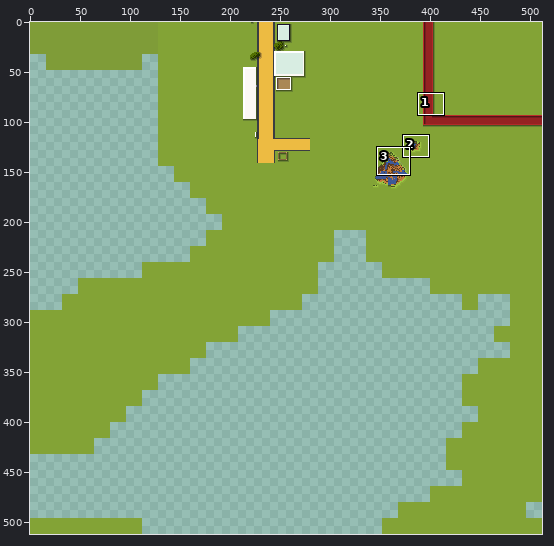
Two versions of one sprite sheet, tiles/-2,0.png. The picture above shows the old version from afar; the outline marks the close-up.
Close-up. Before the commit:
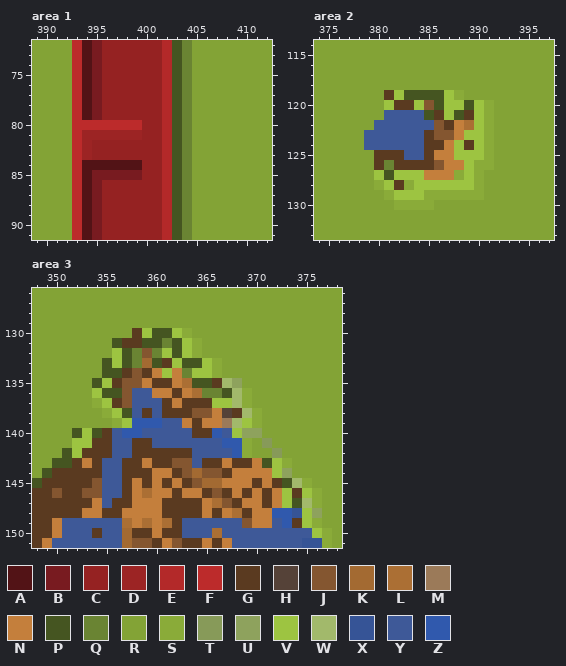
The file is 512x512 pixels. Colours within 5 levels of each other are drawn and written as one. Shown: area 1: x 389..412, y 72..91; area 2: x 374..397, y 114..133; area 3: x 348..378, y 126..151. The commit also changed other parts of the picture, which this record leaves out.
Palette (. is transparent): A #521316  B #781b20  C #952222  D #9c2424  E #b32929  F #bc2b2b  G #5a3a20  H #554238  J #845630  K #a36a32  L #ab6f34  M #9b7a59  N #c47f3c  P #455521  Q #6a8433  R #83a336  S #8aab39  T #879a59  U #8ea25d  V #9dc441  W #a2b96b  X #365496  Y #3e5998  Z #3059ad
After the commit:
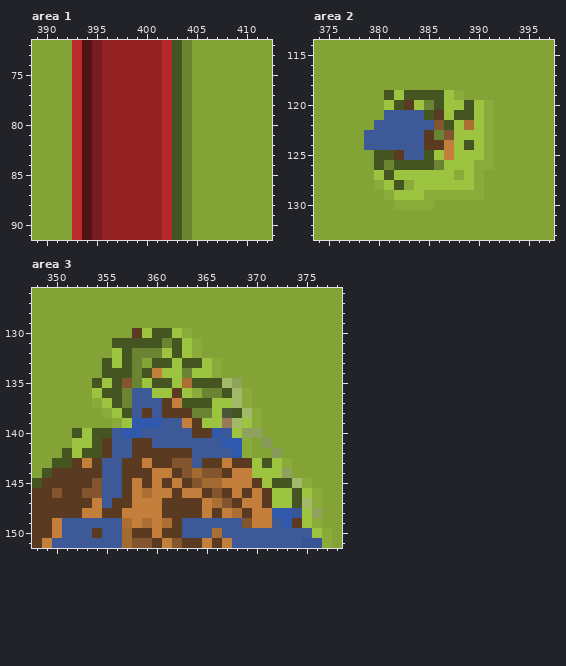
Edits made:
colour H: #554238 -> #4a553a
Area 1:
y 80: x 394..399 FFFFFF -> ABCCCC
y 81: x 394..399 DDDDDD -> ABCCCC
y 82..83: x 394..395 DC -> AB
y 84: x 395..399 AAAAA -> BCCCC
y 85: x 396..399 BBBB -> CCCC
Area 2:
y 119: x 381 G -> P
y 120: x 382 G -> P; x 385 J -> Q
y 121: x 389 G -> P
y 122: x 387..388 GN -> PV
y 123: x 386 J -> Q; x 388 N -> V
y 124: x 389 G -> P
y 125: x 380..381 GG -> PP; x 385..386 GN -> PV
y 126: x 380 G -> P; x 382..388 GGGGJNN -> PPPPQVV
y 127: x 385..387 NNN -> VVV
y 128: x 382 G -> P
Area 3:
y 131: x 357..358 GG -> PP
y 132: x 359 J -> Q
y 133: x 359 K -> R; x 361 G -> P
y 134: x 357..359 GJG -> PQP; x 362 N -> V
y 135: x 356 G -> P; x 358..362 JNGGN -> QVPPV; x 366 G -> P
y 136: x 357 J -> Q; x 360..361 NN -> VV; x 363..364 NL -> VS
y 137: x 356..357 GJ -> PQ; x 363..365 GGG -> PPP
y 138: x 364..366 JJN -> QQV; x 368 G -> P
y 139: x 365..366 NN -> VV
y 140: x 355 G -> P
y 141: x 354 G -> P
y 142: x 353..354 GG -> PP
y 143: x 370 N -> V
y 144: x 370..371 NN -> VV
y 145: x 371..372 NG -> VP
y 146: x 372 N -> V; x 374 G -> P
y 147: x 372 N -> V
Where, in picture pixels (left, top, right, bottom), the same in both close-ups:
changed: (82, 120, 142, 180)
changed: (374, 90, 474, 190)
changed: (82, 338, 302, 508)
